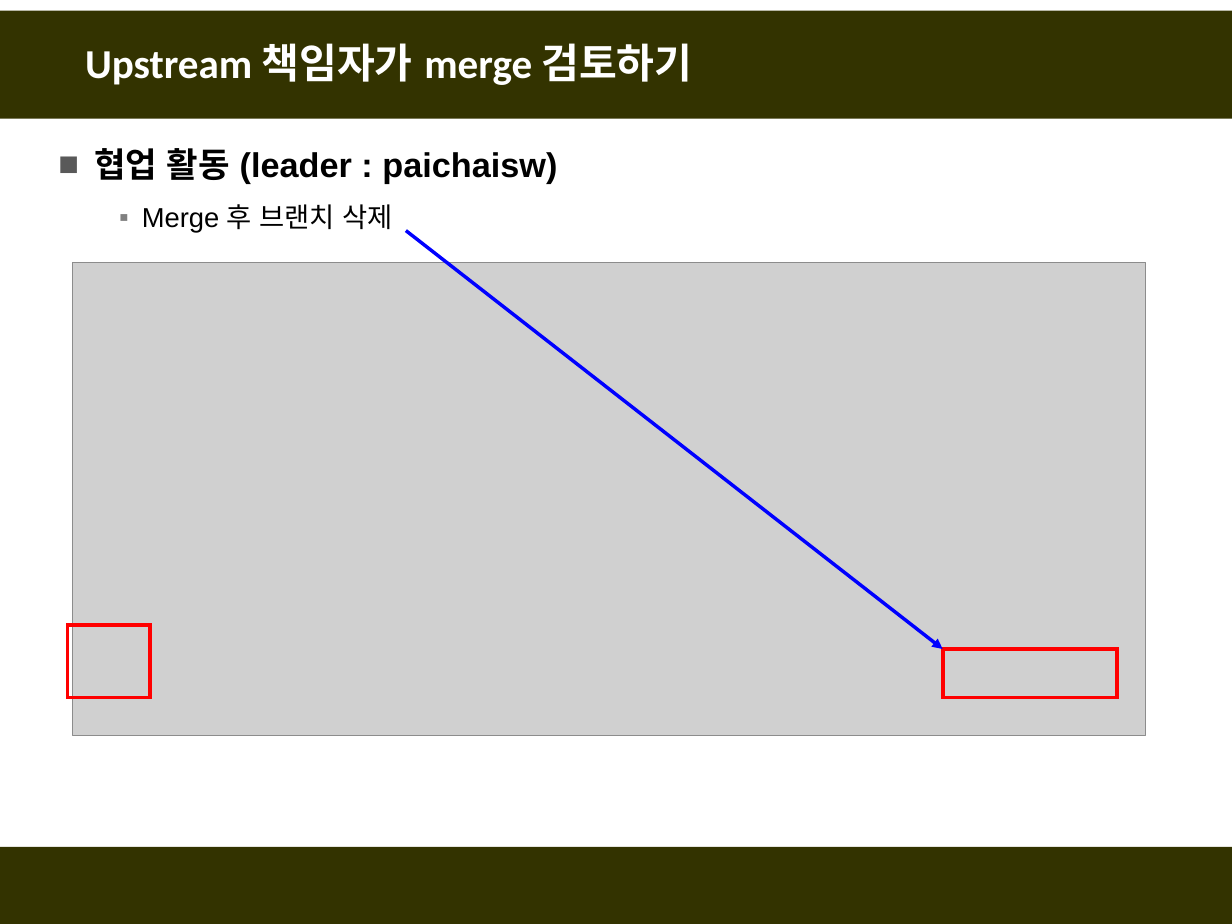
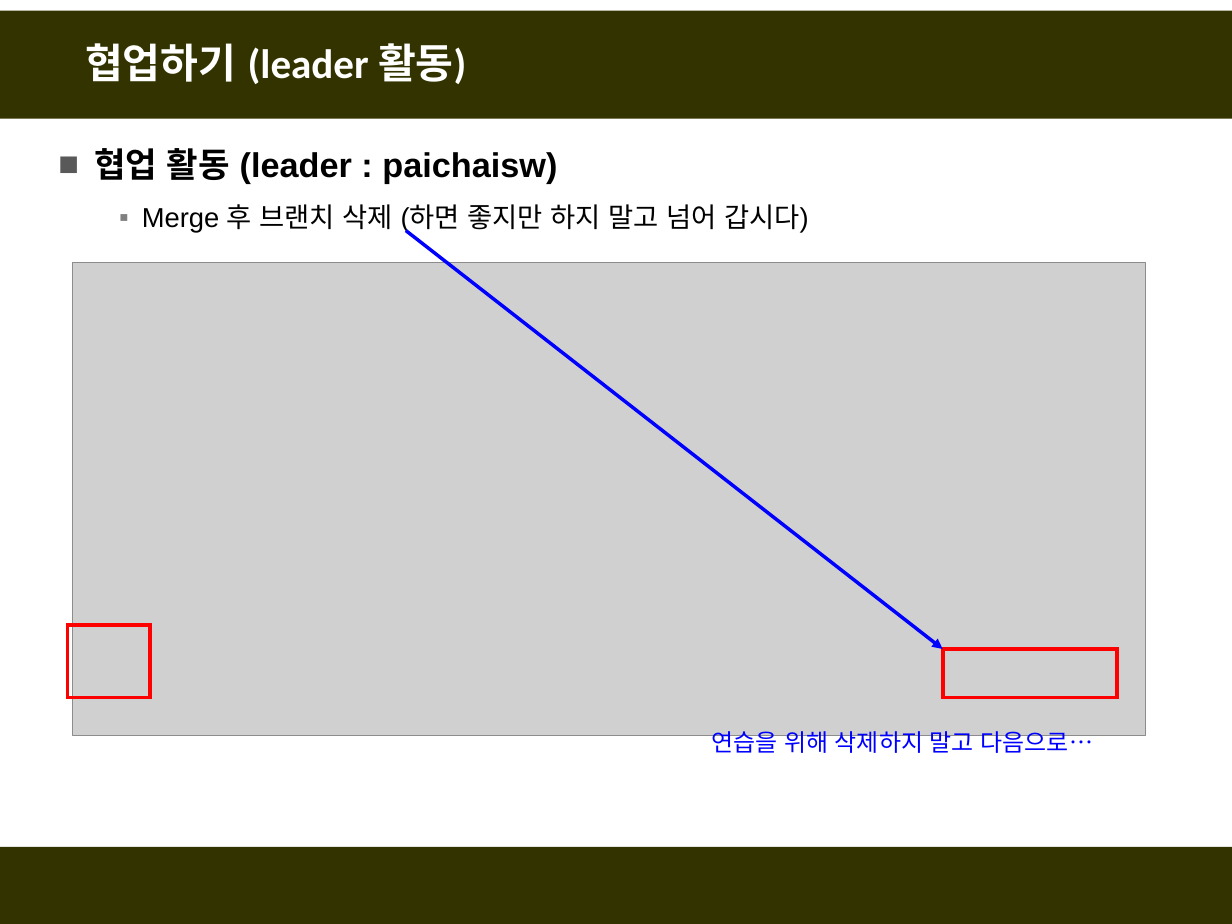
Before and after one commit to fasthill/github-lecture, a slide deck: slide 65 of git및github첫걸음4-협업하기.pptx. Drawn at 1232x924 pixels with LibreOffice and Linux fonts; fonts in the diff are those of the drawing; grey boxes stand for pictures. Boxes give left, top, right and bottom in pixels: in the first picture for what was removed or moved away, otherwise in the second. Text is boxed around its words. In the diff, an @@ line names an element or a change of style, - is before the commit and + after.

```diff
--- a/git및github첫걸음4-협업하기.pptx
+++ b/git및github첫걸음4-협업하기.pptx
@@ title at (x1=85, y1=43, x2=466, y2=84): text changed @@
-Upstream 책임자가 merge 검토하기
+협업하기 (leader 활동)
@@ text at (x1=142, y1=204, x2=809, y2=233): text changed @@
-  ▪ Merge 후 브랜치 삭제
+  ▪ Merge 후 브랜치 삭제 (하면 좋지만 하지 말고 넘어 갑시다)
@@ text added at (x1=711, y1=727, x2=1094, y2=758), 14 pt, text #0000FF @@
+연습을 위해 삭제하지 말고 다음으로…
```
Also in this commit, not shown: 9 other slides changed, 5 slides added, 35 slides removed.
